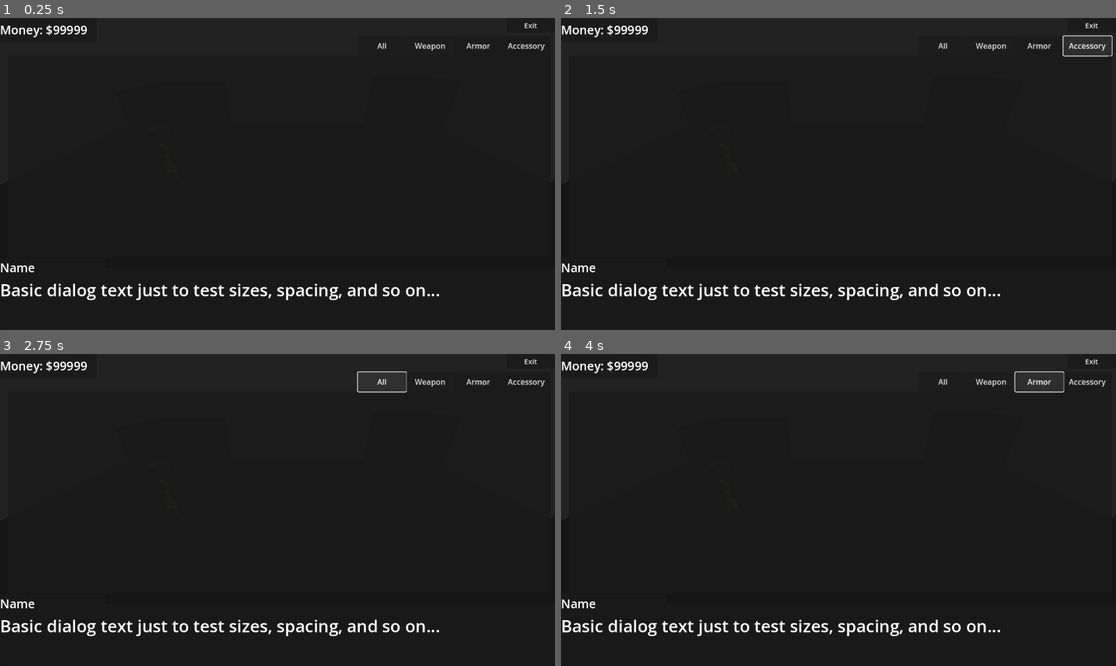
Above: before the commit, frames 1-4 (two rows, left to right).
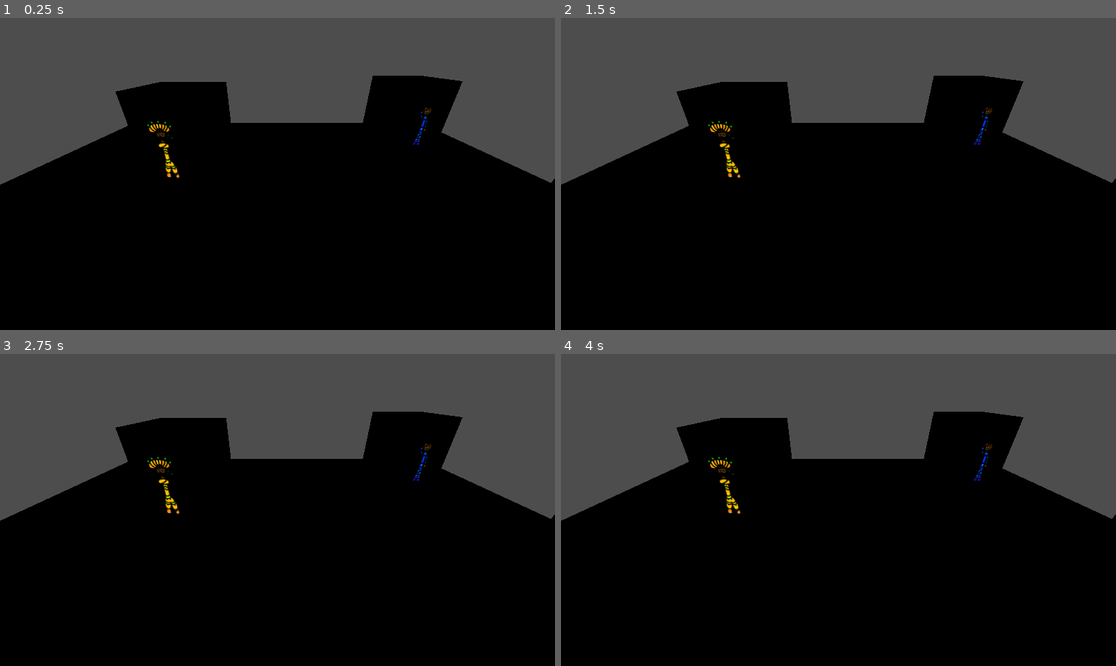
Above: after the commit, the same moments.

Repository: eneumont/towermercs
Game: Godot game, scene res://Scenes/Town/Town1.tscn
Same seed, same stepped clock (60 frames per second), same inputs: the game is played once before the commit and once after it. This scene is started directly instead of the project's main scene.
Inputs (mouse positions are in pixels of both pictures, inside the frame that each line leads up to):
- Up to frame 1 (0.25 s): no input
- Up to frame 2 (1.5 s): click (1038, 46) at 0.5 s, where only the run before the commit has a clickable "Buy"; click (1088, 46) at 1.25 s, where only the run before the commit has a clickable "Sell"
- Up to frame 3 (2.75 s): click (382, 382) at 2 s, where only the run before the commit has a clickable "All"
- Up to frame 4 (4 s): click (993, 382) at 2.75 s, where only the run before the commit has a clickable "Weapon"; click (1038, 382) at 3.5 s, where only the run before the commit has a clickable "Armor"

The runs differ from the first frame. In frame 1, 97% of the frame differs, in the area x 0-100%, y 0-100%; in frame 2, 97%; in frame 3, 97%; in frame 4, 97%.
Error before the commit: Parse Error: Invalid index type "String" for a base of type "Dictionary[ItemRes, int]". (res://Scripts/Town/shop_ui.gd:52)

Commit message:
fixing save, working on inn
- currently need to get player pos for save system

Diff:
--- a/Images/Sprites/Battle/cleric_battle.tres
+++ b/Images/Sprites/Battle/cleric_battle.tres
@@ -1,23 +1,23 @@
 [gd_resource type="SpriteFrames" load_steps=4 format=3 uid="uid://cd23lguu5layl"]
 
-[ext_resource type="Texture2D" uid="uid://dgyaysrtfc0sg" path="res://Images/Textures/Classes/Knight/knight_battle.png" id="1_1068h"]
+[ext_resource type="Texture2D" uid="uid://s7c3u0ltw6gs" path="res://Images/Textures/Classes/Cleric/cleric_battle.png" id="1_ooe23"]
 
-[sub_resource type="AtlasTexture" id="AtlasTexture_uog1s"]
-atlas = ExtResource("1_1068h")
+[sub_resource type="AtlasTexture" id="AtlasTexture_0tdge"]
+atlas = ExtResource("1_ooe23")
 region = Rect2(7200, 0, 800, 1000)
 
-[sub_resource type="AtlasTexture" id="AtlasTexture_3b2cd"]
-atlas = ExtResource("1_1068h")
-region = Rect2(9600, 0, 800, 1000)
+[sub_resource type="AtlasTexture" id="AtlasTexture_cu7bk"]
+atlas = ExtResource("1_ooe23")
+region = Rect2(8000, 0, 800, 1000)
 
 [resource]
 animations = [{
 "frames": [{
 "duration": 1.0,
-"texture": SubResource("AtlasTexture_uog1s")
+"texture": SubResource("AtlasTexture_0tdge")
 }, {
 "duration": 1.0,
-"texture": SubResource("AtlasTexture_3b2cd")
+"texture": SubResource("AtlasTexture_cu7bk")
 }],
 "loop": true,
 "name": &"idle",
--- a/Images/Sprites/Battle/mage_battle.tres
+++ b/Images/Sprites/Battle/mage_battle.tres
@@ -1,23 +1,23 @@
 [gd_resource type="SpriteFrames" load_steps=4 format=3 uid="uid://bbibae6x3k186"]
 
-[ext_resource type="Texture2D" uid="uid://dgyaysrtfc0sg" path="res://Images/Textures/Classes/Knight/knight_battle.png" id="1_ynmn6"]
+[ext_resource type="Texture2D" uid="uid://dxl38cypdf47x" path="res://Images/Textures/Classes/Mage/mage_battle.png" id="1_0vfp1"]
 
-[sub_resource type="AtlasTexture" id="AtlasTexture_uog1s"]
-atlas = ExtResource("1_ynmn6")
+[sub_resource type="AtlasTexture" id="AtlasTexture_3qe1l"]
+atlas = ExtResource("1_0vfp1")
 region = Rect2(7200, 0, 800, 1000)
 
-[sub_resource type="AtlasTexture" id="AtlasTexture_3b2cd"]
-atlas = ExtResource("1_ynmn6")
-region = Rect2(9600, 0, 800, 1000)
+[sub_resource type="AtlasTexture" id="AtlasTexture_0a2so"]
+atlas = ExtResource("1_0vfp1")
+region = Rect2(6400, 0, 800, 1000)
 
 [resource]
 animations = [{
 "frames": [{
 "duration": 1.0,
-"texture": SubResource("AtlasTexture_uog1s")
+"texture": SubResource("AtlasTexture_3qe1l")
 }, {
 "duration": 1.0,
-"texture": SubResource("AtlasTexture_3b2cd")
+"texture": SubResource("AtlasTexture_0a2so")
 }],
 "loop": true,
 "name": &"idle",
--- a/Images/Sprites/Battle/thief_battle.tres
+++ b/Images/Sprites/Battle/thief_battle.tres
@@ -1,23 +1,23 @@
 [gd_resource type="SpriteFrames" load_steps=4 format=3 uid="uid://7nhuon4u6q78"]
 
-[ext_resource type="Texture2D" uid="uid://dgyaysrtfc0sg" path="res://Images/Textures/Classes/Knight/knight_battle.png" id="1_lwbv1"]
+[ext_resource type="Texture2D" uid="uid://ciut2urp32i0m" path="res://Images/Textures/Classes/Thief/thief_battle.png" id="1_d6vo3"]
 
-[sub_resource type="AtlasTexture" id="AtlasTexture_uog1s"]
-atlas = ExtResource("1_lwbv1")
-region = Rect2(7200, 0, 800, 1000)
+[sub_resource type="AtlasTexture" id="AtlasTexture_xna8b"]
+atlas = ExtResource("1_d6vo3")
+region = Rect2(6400, 0, 800, 1000)
 
-[sub_resource type="AtlasTexture" id="AtlasTexture_3b2cd"]
-atlas = ExtResource("1_lwbv1")
-region = Rect2(9600, 0, 800, 1000)
+[sub_resource type="AtlasTexture" id="AtlasTexture_yqr4n"]
+atlas = ExtResource("1_d6vo3")
+region = Rect2(4800, 0, 800, 1000)
 
 [resource]
 animations = [{
 "frames": [{
 "duration": 1.0,
-"texture": SubResource("AtlasTexture_uog1s")
+"texture": SubResource("AtlasTexture_xna8b")
 }, {
 "duration": 1.0,
-"texture": SubResource("AtlasTexture_3b2cd")
+"texture": SubResource("AtlasTexture_yqr4n")
 }],
 "loop": true,
 "name": &"idle",
--- a/Scenes/Title/TitleUI.tscn
+++ b/Scenes/Title/TitleUI.tscn
@@ -110,7 +110,6 @@
 text = "Multi"
 
 [node name="SaveScreen" type="Panel" parent="."]
-visible = false
 layout_mode = 1
 anchors_preset = 15
 anchor_right = 1.0
@@ -283,6 +282,7 @@
 text = "Arena"
 
 [node name="PartyScreen" type="Panel" parent="."]
+visible = false
 layout_mode = 1
 anchors_preset = 15
 anchor_right = 1.0
--- a/Scripts/Save/player_data.gd
+++ b/Scripts/Save/player_data.gd
@@ -1,7 +1,9 @@
 extends Node
 
+var s_name: String = ""
+var time: String = ""
 var money: int = 100 #0
-var inventory: Dictionary[ItemRes, int]
+var inventory: Dictionary[String, int]
 
 var party: Array[CharData] = [
 	CharData.new("Test1", CharData.ClassType.MAGE),
@@ -19,7 +21,7 @@
 	CharData.ClassType.KNIGHT,
 	CharData.ClassType.THIEF,
 	CharData.ClassType.MAGE,
-	CharData.ClassType.CLERIC
+	CharData.ClassType.CLERIC,
 ]
 
 var player_pos: Vector3 = Vector3(0, 0, 0)
@@ -31,7 +33,11 @@
 var loadin: bool = false
 
 func save() -> Dictionary:
+	#get player pos
+
 	return {
+		"name": s_name,
+		"time": time,
 		"money": money,
 		"inventory": inventory,
 		"party": party,
--- a/Scripts/Title/title_save_slot.gd
+++ b/Scripts/Title/title_save_slot.gd
@@ -20,16 +20,61 @@
 
 func _ready() -> void:
 	full_game = FileAccess.file_exists("user://saves/save_" + str(slot) + ".json")
-
-	if full_game:
-		var data = SaveManager.load_game(slot)
-		full.visible = true
-		empty.visible = false
-
-	else:
-		full.visible = false
-		empty.visible = true
+	design(full_game)
 
 func click():
+	if title_ui.delete:
+		if slot > 1:
+			delete_save()
+			design(false)
+		title_ui.delete = false
+	else:
+		if full_game: title_ui.pick_save()
+
+func delete_save():
 	if full_game:
-		title_ui.pick_save()
+		SaveManager.delete_save(slot)
+
+func design(used: bool):
+	full.visible = used
+	empty.visible = !used
+
+	if used:
+		var data = SaveManager.load_game(slot)
+
+		for p in party_imgs.get_child_count():\
+			match data["party"][slot - 1].class_type:
+				CharData.ClassType.KNIGHT:
+					party_imgs.get_children()[p].texture = load("res://Images/Textures/Icons/Characters/Knight.png")
+				CharData.ClassType.THIEF:
+					party_imgs.get_children()[p].texture = load("res://Images/Textures/Icons/Characters/Thief.png")
+				CharData.ClassType.MAGE:
+					party_imgs.get_children()[p].texture = load("res://Images/Textures/Icons/Characters/Mage.png")
+				CharData.ClassType.CLERIC:
+					party_imgs.get_children()[p].texture = load("res://Images/Textures/Icons/Characters/Cleric.png")
+				CharData.ClassType.ALCHEMIST:
+					party_imgs.get_children()[p].texture = load("res://Images/Textures/Icons/Characters/Alchemist.png")
+				CharData.ClassType.BARD:
+					party_imgs.get_children()[p].texture = load("res://Images/Textures/Icons/Characters/Bard.png")
+				CharData.ClassType.BRAWLER:
+					party_imgs.get_children()[p].texture = load("res://Images/Textures/Icons/Characters/Brawler.png")
+				CharData.ClassType.MEDIC:
+					party_imgs.get_children()[p].texture = load("res://Images/Textures/Icons/Characters/Medic.png")
+				CharData.ClassType.CLOWN:
+					party_imgs.get_children()[p].texture = load("res://Images/Textures/Icons/Characters/Clown.png")
+				CharData.ClassType.ARCANIST:
+					party_imgs.get_children()[p].texture = load("res://Images/Textures/Icons/Characters/Arcanist.png")
+				CharData.ClassType.DRUID:
+					party_imgs.get_children()[p].texture = load("res://Images/Textures/Icons/Characters/Druid.png")
+				CharData.ClassType.SWORDMASTER:
+					party_imgs.get_children()[p].texture = load("res://Images/Textures/Icons/Characters/Swordmaster.png")
+				CharData.ClassType.HORROR:
+					party_imgs.get_children()[p].texture = load("res://Images/Textures/Icons/Characters/Horror.png")
+				CharData.ClassType.WITCH:
+					party_imgs.get_children()[p].texture = load("res://Images/Textures/Icons/Characters/Witch.png")
+
+		area_txt.text = data["cur_scn"]
+		money_txt.text = data["money"]
+		collection_txt.text = data["collection"].count() + data["party"].count() + data["reserve"].count()
+		time_txt.text = data["time"]
+		name_txt.text = data["name"]
--- a/Scripts/Town/inn_ui.gd
+++ b/Scripts/Town/inn_ui.gd
@@ -39,7 +39,7 @@
 		rest_set()
 
 func saving_click(slot: int):
-	SaveManager.save_game(1, PlayerData.save())
+	SaveManager.save_game(slot, PlayerData.save())
 	save_set()
 
 func save_click():
--- a/Scripts/Town/shop_ui.gd
+++ b/Scripts/Town/shop_ui.gd
@@ -49,21 +49,21 @@
 func buy(cost: int, id: String):
 	if (PlayerData.money - cost) < 0:
 		talk(false, "Broke")
-	elif PlayerData.inventory.has(id) && (PlayerData.inventory[id].owned + 1) > 99:
+	elif PlayerData.inventory.has(id) && (PlayerData.inventory[id] + 1) > 99:
 		talk(false, "Too Much")
 	else:
 		PlayerData.money -= cost
-		if !PlayerData.inventory.has(id): PlayerData.inventory[id] = ItemDatabase.get_item(id)
-		PlayerData.inventory[id].owned += 1
+		if !PlayerData.inventory.has(id): PlayerData.inventory[id] = 0
+		PlayerData.inventory[id] += 1
 		shop_setup()
 		talk(false, "Buy")
 
 func sell(cost: int, id: String):
 	PlayerData.money += cost
-	if PlayerData.inventory[id].owned - 1 == 0:
-		PlayerData.inventory[id].owned = 0
+	if PlayerData.inventory[id] - 1 == 0:
+		PlayerData.inventory[id] = 0
 		PlayerData.inventory.erase(id)
-	else: PlayerData.inventory[id].owned -= 1
+	else: PlayerData.inventory[id] -= 1
 	shop_setup()
 	talk(false, "Sell")
 
--- a/Scripts/Town/smithy_ui.gd
+++ b/Scripts/Town/smithy_ui.gd
@@ -77,12 +77,12 @@
 func buy(cost: int, id: String):
 	if (PlayerData.money - cost) < 0:
 		talk(false, "Broke")
-	elif PlayerData.inventory.has(id) && (PlayerData.inventory[id].owned + 1) > 99:
+	elif PlayerData.inventory.has(id) && (PlayerData.inventory[id] + 1) > 99:
 		talk(false, "Too Much")
 	else:
 		PlayerData.money -= cost
-		if !PlayerData.inventory.has(id): PlayerData.inventory[id] = ItemDatabase.get_item(id)
-		PlayerData.inventory[id].owned += 1
+		if !PlayerData.inventory.has(id): PlayerData.inventory[id] = 0
+		PlayerData.inventory[id] += 1
 		shop_setup()
 		talk(false, "Buy")
 
--- a/Scripts/WorldMap/world_player.gd
+++ b/Scripts/WorldMap/world_player.gd
@@ -60,4 +60,5 @@
 
 	if Input.is_action_just_pressed("confirm") && next_scn != "":
 		get_tree().change_scene_to_file("res://Scenes/" + next_scn + ".tscn")
+		PlayerData.cur_scn = next_scn
 		# might want to use return
Not shown: 1 places in Scenes/Title/TitleSaveSlot.tscn that only renumber resources
Not shown: 1 places in Scenes/Title/TitleUI.tscn that only renumber resources
